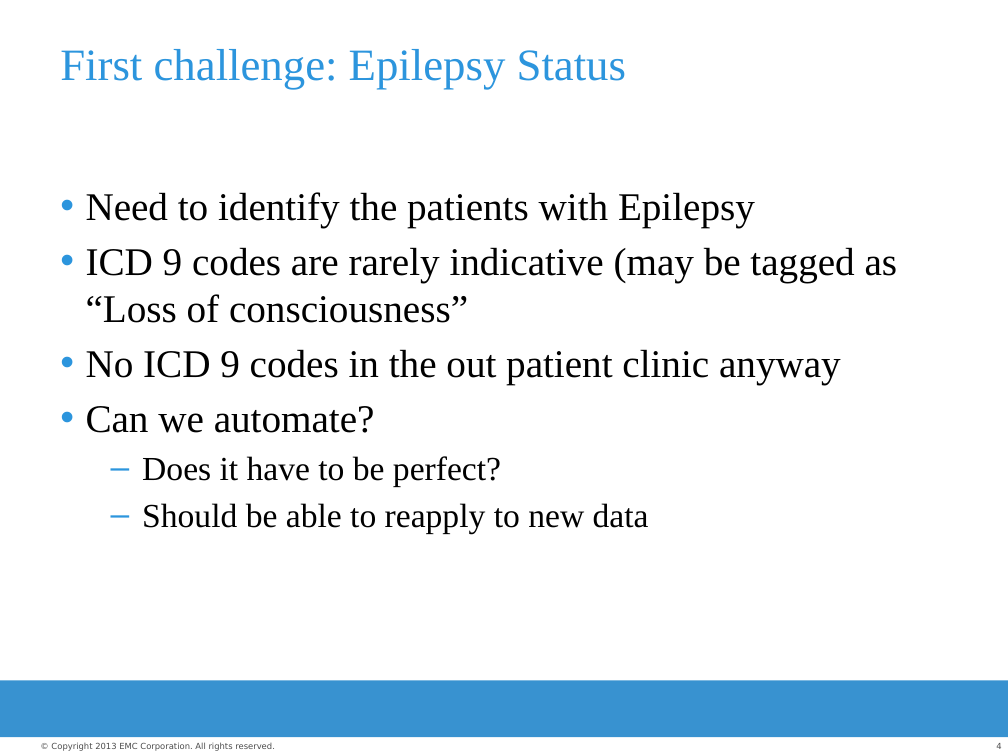
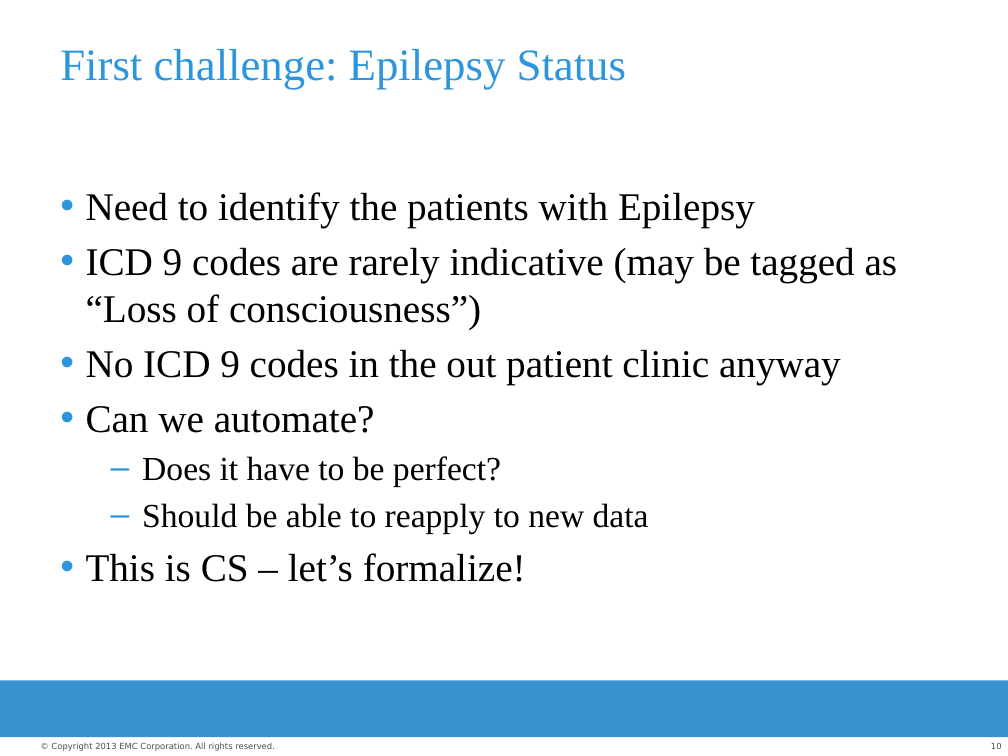
Before and after one commit to raficohen/medicalhebrew, a slide deck: slide 10 of Introduction to applied NLP in Medical Hebrew.pptx (slide 4 before the commit). Drawn at 1008x756 pixels with LibreOffice and Linux fonts; fonts in the diff are those of the drawing; background and template pictures are left out. Boxes give left, top, right and bottom in pixels: in the first picture for what was removed or moved away, otherwise in the second. Text is boxed around its words. In the diff, an @@ line names an element or a change of style, - is before the commit and + after.

```diff
--- a/Introduction to applied NLP in Medical Hebrew.pptx
+++ b/Introduction to applied NLP in Medical Hebrew.pptx
@@ text at bbox=[86, 247, 898, 330]: text changed @@
-• ICD 9 codes are rarely indicative (may be tagged as “Loss of consciousness”
+• ICD 9 codes are rarely indicative (may be tagged as “Loss of consciousness”)
@@ text at bbox=[86, 553, 526, 582]: paragraph added @@
+• This is CS – let’s formalize!
@@ page number at bbox=[991, 743, 1002, 749]: text changed @@
-4
+10
```
Also in this commit, not shown: 4 other slides changed, 5 slides added, 4 other files.
